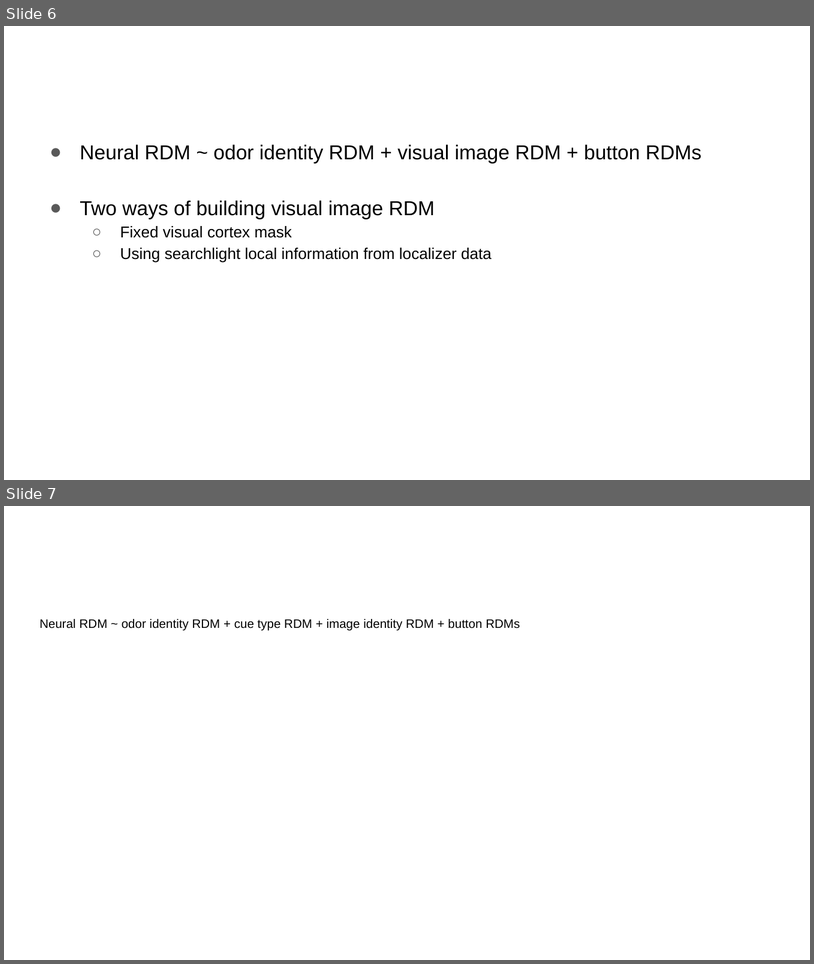
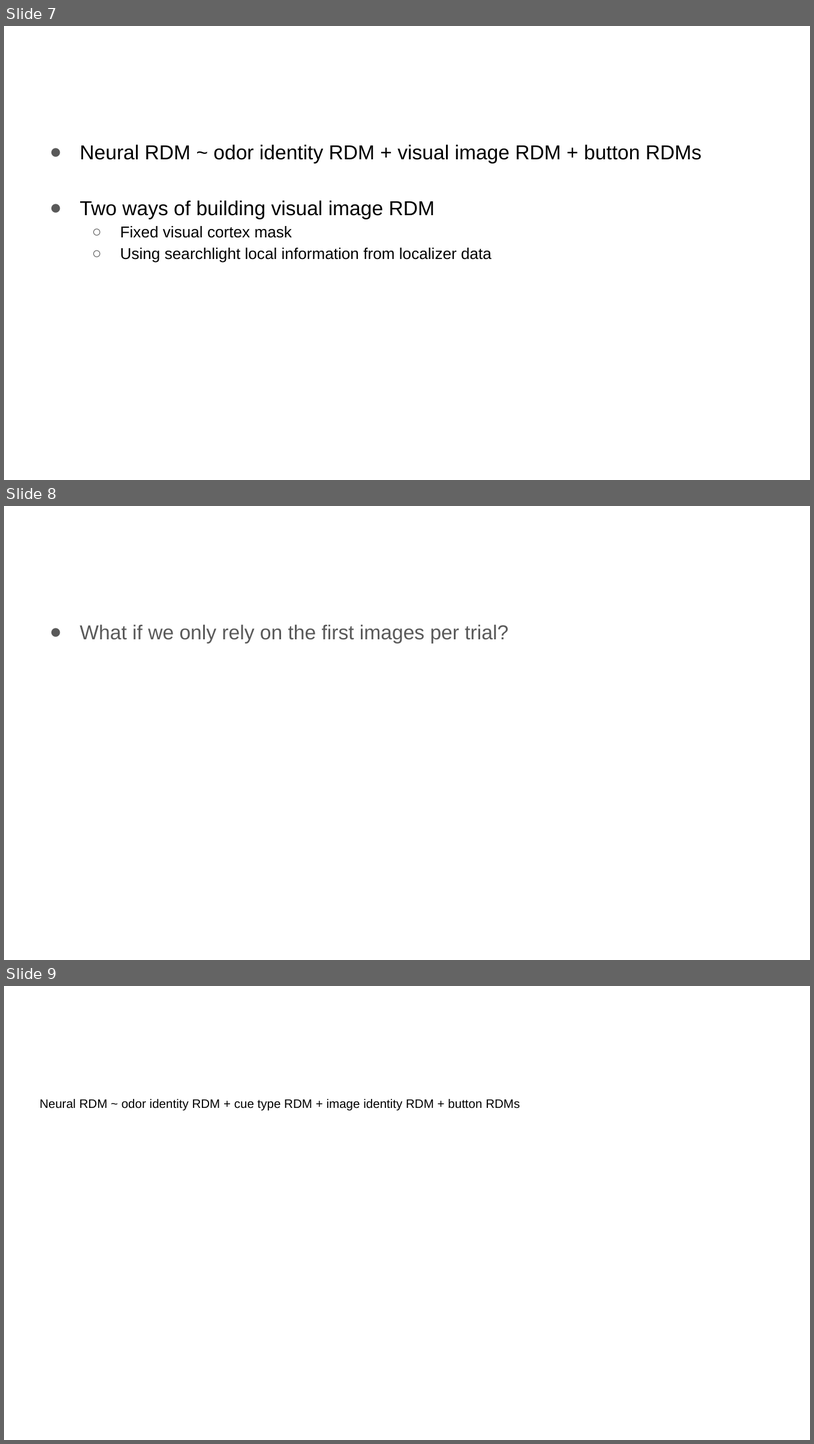
Before and after one commit to QingfangLiu/project-spcd, a slide deck: docs/SPCD fMRI results lab meeting.pptx. Shown one above the other, each under a label of ours: slides 6 and 7 before the commit, slides 7, 8 and 9 after it. The pictures are 814x964 and 814x1444 pixels, drawn with LibreOffice and Linux fonts; fonts in the diff are those of the drawing. Boxes give left, top, right and bottom in pixels: in the first picture for what was removed or moved away, otherwise in the second. Text is boxed around its words. In the diff, an @@ line names an element or a change of style, - is before the commit and + after.

```diff
--- a/docs/SPCD fMRI results lab meeting.pptx
+++ b/docs/SPCD fMRI results lab meeting.pptx
@@ slide 8 added at [4,506,810,960], background #FFFFFF @@
@@ text added at [80,624,509,643], 18 pt, text #595959 @@
+● What if we only rely on the first images per trial?
@@ what was slide 6 is now slide 7 @@
@@ what was slide 7 is now slide 9 @@
```
Also in this commit, not shown: 1 slide changed, 2 other slides added.
